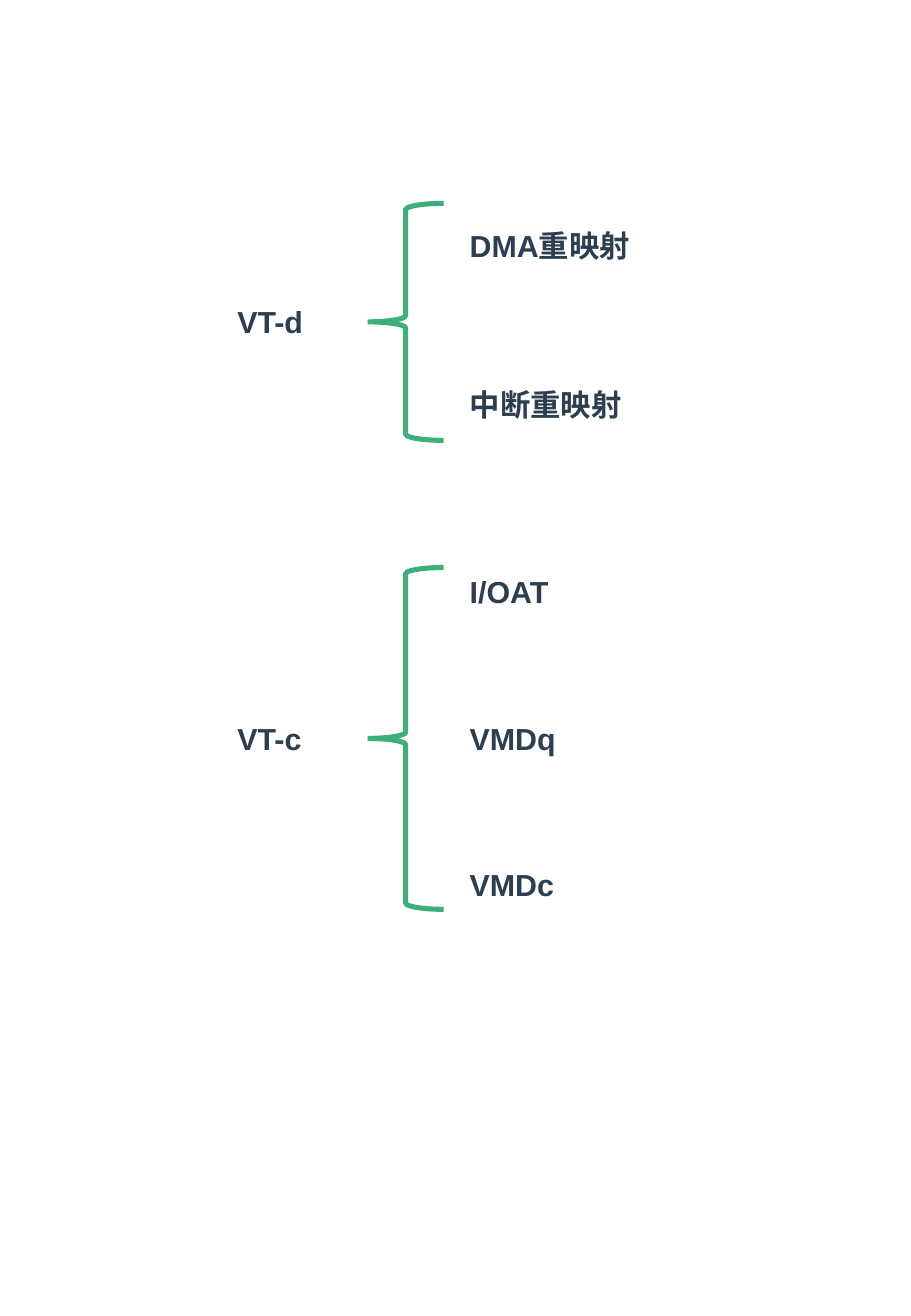
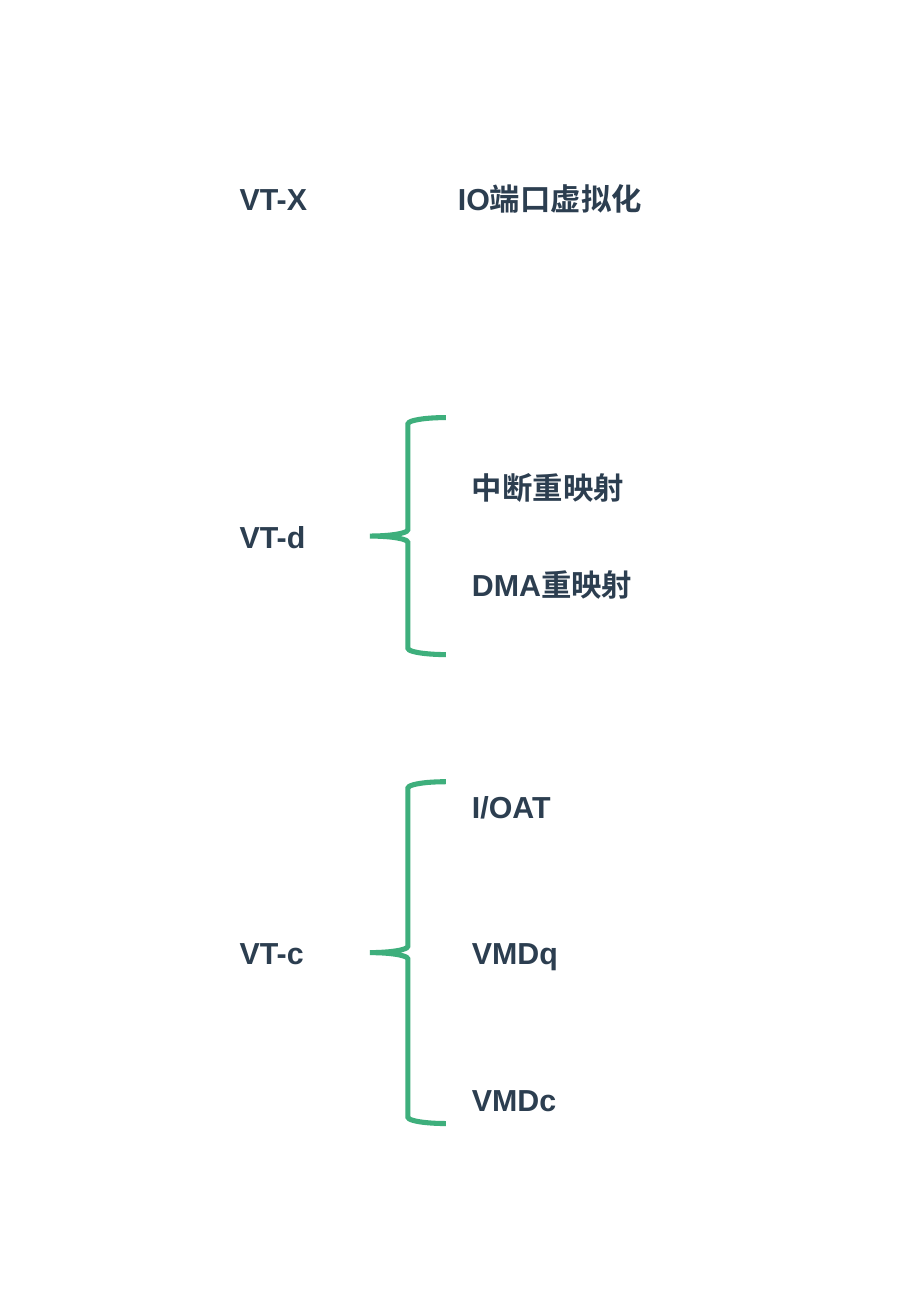
Before and after one commit to zaiqiang-dong/zaiqiang, a slide deck: slide 49 of picture/vitrualization/vitrualization.pptx (slide 48 before the commit). Drawn at 911x1316 pixels with LibreOffice and Linux fonts; fonts in the diff are those of the drawing. Boxes give left, top, right and bottom in pixels: in the first picture for what was removed or moved away, otherwise in the second. Text is boxed around its words. In the diff, an @@ line names an element or a change of style, - is before the commit and + after.

```diff
--- a/picture/vitrualization/vitrualization.pptx
+++ b/picture/vitrualization/vitrualization.pptx
@@ text added at (x1=240, y1=189, x2=307, y2=210), 18 pt, text #2C3E50, bold @@
+VT-X
@@ text added at (x1=458, y1=186, x2=642, y2=213), 18 pt, text #2C3E50, bold @@
+IO端口虚拟化
@@ 5 texts, 2 left braces moved together from (x1=237, y1=203, x2=556, y2=909) to (x1=240, y1=418, x2=558, y2=1122) @@
@@ text "中断重映射" moved from (x1=470, y1=390, x2=622, y2=419) to (x1=472, y1=473, x2=624, y2=502) @@
@@ text "DMA重映射" moved from (x1=470, y1=233, x2=630, y2=260) to (x1=472, y1=572, x2=632, y2=599) @@
```
Also in this commit, not shown: 6 slides added, 1 slide removed, 7 other files.
